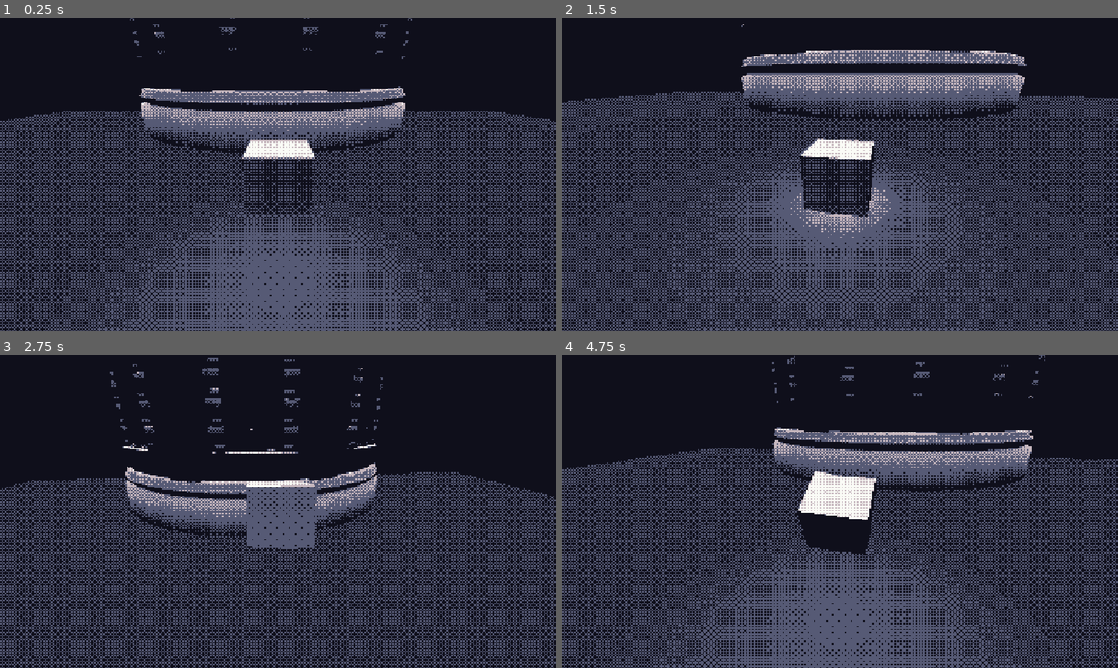
Above: before the commit, frames 1-4 (two rows, left to right).
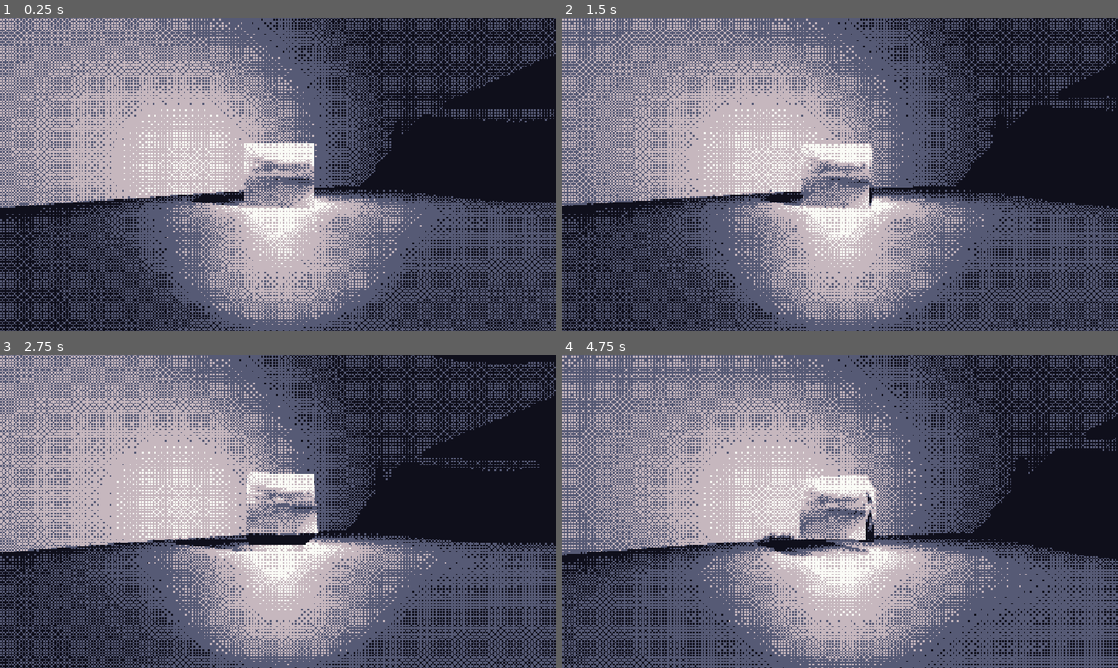
Above: after the commit, the same moments.

Repository: Sgedelta/orbscape
Game: Godot game, scene res://assets/maybe_real_game/filter_display.tscn
The game is run twice, just before and just after one commit, with the same random seed, the same clock (stepped at 60 frames per second) and the same inputs. The project has no main scene, so this scene is started directly.
Inputs (mouse positions are in pixels of both pictures, inside the frame that each line leads up to):
- Up to frame 1 (0.25 s): no input
- Up to frame 2 (1.5 s): tap Enter at 0.5 s; move the mouse to (867, 174) at 0.52 s; press the mouse at (867, 174) at 0.53 s; move the mouse to (812, 174) at 1.27 s; release the mouse at (812, 174) at 1.28 s; tap Mouse wheel down (backward) at 1.35 s
- Up to frame 3 (2.75 s): click (250, 511) at 1.52 s; click (250, 511) at 1.55 s; click (250, 511) at 1.82 s; move the mouse to (289, 505) at 2.02 s; press the mouse at (289, 505) at 2.03 s; tap Mouse wheel up (forward) at 2.1 s
- Up to frame 4 (4.75 s): move the mouse to (834, 517) at 2.77 s; release the mouse at (834, 517) at 2.78 s; click (834, 517) at 2.85 s; click (834, 517) at 3.02 s; click (834, 517) at 3.32 s; move the mouse to (878, 514) at 3.52 s; press the mouse at (878, 514) at 3.53 s; tap Mouse wheel down (backward) at 3.6 s; move the mouse to (795, 508) at 4.27 s; release the mouse at (795, 508) at 4.28 s; tap Mouse wheel up (forward) at 4.35 s; click (795, 508) at 4.52 s; click (795, 508) at 4.55 s

The runs differ from the first frame. In frame 1, 55% of the frame differs, in the area x 0-100%, y 0-100%; in frame 2, 57%; in frame 3, 60%; in frame 4, 64%.

Commit message:
added better lights and enemy change

Diff:
--- a/assets/maybe_real_game/GameTower.tscn
+++ b/assets/maybe_real_game/GameTower.tscn
@@ -6,6 +6,9 @@
 [ext_resource type="PackedScene" uid="uid://b0o8xesv64481" path="res://assets/maybe_real_game/pieces/wipeout_slammer.tscn" id="2_ojdvh"]
 [ext_resource type="PackedScene" uid="uid://dqwykaxnct045" path="res://assets/maybe_real_game/pieces/Slide.tscn" id="5_p0xdo"]
 
+[sub_resource type="PhysicsMaterial" id="PhysicsMaterial_p0xdo"]
+bounce = 0.5
+
 [sub_resource type="ConvexPolygonShape3D" id="ConvexPolygonShape3D_ojdvh"]
 points = PackedVector3Array(-0.033144746, 0.060105417, -0.037699997, -0.048816666, 0.2629054, -0.031211294, 0.041716278 …(597 unchanged characters)…
 
@@ -67,9 +70,15 @@
 
 [node name="Overhead" type="OmniLight3D" parent="Level2" unique_id=797198576]
 transform = Transform3D(1, 0, 0, 0, 1, 0, 0, 0, 1, 0, 3.857551, 0)
+light_energy = 2.25
 shadow_enabled = true
 omni_range = 30.0
 omni_attenuation = 0.4
+
+[node name="SpotLight3D" type="SpotLight3D" parent="Level2" unique_id=1057615024]
+transform = Transform3D(0.8660254, -2.1855694e-08, 0.5, -0.5, -3.7855173e-08, 0.8660254, 0, -1, -4.371139e-08, -15.418407, -0.33530426, 0)
+light_energy = 4.679
+spot_range = 8.81285
 
 [node name="Level3" type="Node3D" parent="." unique_id=874359485]
 transform = Transform3D(1, 0, 0, 0, 1, 0, 0, 0, 1, 0, -22.992306, 0)
@@ -128,6 +137,7 @@
 
 [node name="Overhead" type="OmniLight3D" parent="Level3" unique_id=929377002]
 transform = Transform3D(1, 0, 0, 0, 1, 0, 0, 0, 1, 0, 3.857551, 0)
+light_energy = 2.25
 shadow_enabled = true
 omni_range = 30.0
 omni_attenuation = 0.4
@@ -137,8 +147,9 @@
 
 [node name="StaticBody3D" type="StaticBody3D" parent="Level3" unique_id=73078331]
 transform = Transform3D(1, 0, 0, 0, 1, 0, 0, 0, 1, -10.436258, -4.0497017, -10.4876995)
+physics_material_override = SubResource("PhysicsMaterial_p0xdo")
 script = ExtResource("2_eqirj")
-speed = 1.7174039839624198
+speed = 2.0943951023931953
 
 [node name="WipeoutSlammer" parent="Level3/StaticBody3D" unique_id=1566824358 instance=ExtResource("2_ojdvh")]
 
@@ -215,11 +226,13 @@
 [node name="CSGCylinder3D3" type="CSGCylinder3D" parent="Level4/WallsAndFloor" unique_id=1056031090]
 transform = Transform3D(0.043888133, -0.62035674, -0.78309083, 0, 0.78384626, -0.6209551, 0.99903655, 0.027252562, 0.034401547, 0, -3.6584778, -15.506856)
 operation = 2
+radius = 0.55
 height = 16.852417
 sides = 32
 
 [node name="Overhead" type="OmniLight3D" parent="Level4" unique_id=860705988]
 transform = Transform3D(1, 0, 0, 0, 1, 0, 0, 0, 1, 0, 3.857551, 0)
+light_energy = 2.25
 shadow_enabled = true
 omni_range = 30.0
 omni_attenuation = 0.4
--- /dev/null
+++ b/assets/maybe_real_game/enemy.gd
@@ -0,0 +1,58 @@
+extends SpotLight3D
+
+@export var checkpoints: Array[Vector3]
+@export var speed := 3.0
+
+var player_radius := 0.5
+var _target := 0
+var _caught := false
+
+func _physics_process(delta: float) -> void:
+	if _caught:
+		return
+
+	_patrol(delta)
+
+	if _is_player_lit():
+		_on_caught()
+
+func _patrol(delta: float) -> void:
+	var goal : Vector3 = checkpoints[_target]
+	global_position = global_position.move_toward(goal, speed * delta)
+	if global_position.distance_to(goal) < 0.05:
+		_target = (_target + 1) % checkpoints.size()
+
+func _is_player_lit() -> bool:
+	var player_instance : Node3D = get_tree().get_first_node_in_group("player") as Node3D
+	if(not is_instance_valid(player_instance)):
+		return false
+	var to_player := player_instance.global_position - global_position
+	var depth := -to_player.y
+	var light_radius := depth * tan(deg_to_rad(spot_angle))
+	var flat_dist := Vector2(to_player.x, to_player.z).length()
+
+	if flat_dist > light_radius * 0.9 + player_radius:
+		return false
+
+	# check if under something
+	var space_state = get_world_3d().direct_space_state
+	var query := PhysicsRayQueryParameters3D.create(global_position, player_instance.global_position,
+		0xFFFFFFFF - 2)
+	#query.exclude = [player.get_rid()]
+	var hit := space_state.intersect_ray(query)
+	print(hit)
+	return space_state.intersect_ray(query).is_empty()
+
+func _on_caught() -> void:
+	var player_instance : Node3D = get_tree().get_first_node_in_group("player") as Node3D
+	_caught = true
+	player_instance.freeze = true
+
+	var flash := create_tween().set_loops(3)
+	flash.tween_property(self, "light_color", Color.RED, 0.12)
+	flash.tween_property(self, "light_color", Color.WHITE, 0.12)
+	await flash.finished
+
+	light_color = Color.RED
+
+	get_tree().reload_current_scene()
--- a/assets/maybe_real_game/filter_display.tscn
+++ b/assets/maybe_real_game/filter_display.tscn
@@ -1,9 +1,9 @@
 [gd_scene format=3 uid="uid://cbjmgbtbndhaq"]
 
 [ext_resource type="Shader" uid="uid://dske138voidgj" path="res://shader/dither.gdshader" id="1_8sw32"]
-[ext_resource type="PackedScene" uid="uid://ci4dsy07s7262" path="res://assets/maybe_real_game/test_level.tscn" id="1_pxcpi"]
 [ext_resource type="Texture2D" uid="uid://cd0uyvstgg2je" path="res://assets/palette_hollow.png" id="2_n4nl8"]
 [ext_resource type="Texture2D" uid="uid://rqm7tbh40kcj" path="res://assets/dither_matrix.png" id="3_wo5wd"]
+[ext_resource type="PackedScene" uid="uid://txdpuwhoj7ag" path="res://assets/maybe_real_game/GameTower.tscn" id="4_n4nl8"]
 
 [sub_resource type="ShaderMaterial" id="ShaderMaterial_ojcrw"]
 shader = ExtResource("1_8sw32")
@@ -37,4 +37,4 @@
 size = Vector2i(1080, 720)
 render_target_update_mode = 4
 
-[node name="TestLevel" parent="SubViewportContainer/SubViewport" unique_id=5879746 instance=ExtResource("1_pxcpi")]
+[node name="GameTower" parent="SubViewportContainer/SubViewport" unique_id=581105494 instance=ExtResource("4_n4nl8")]
--- /dev/null
+++ b/assets/maybe_real_game/level1/enemy.tscn
@@ -0,0 +1,12 @@
+[gd_scene format=3 uid="uid://nq7p7q62xc3t"]
+
+[ext_resource type="Script" uid="uid://dhk17fg6v53lj" path="res://assets/maybe_real_game/enemy.gd" id="1_sch8t"]
+
+[node name="Enemy" type="SpotLight3D" unique_id=301704104]
+transform = Transform3D(1, 0, 0, 0, -4.371139e-08, 1, 0, -1, -4.371139e-08, 0, 0, 0)
+light_energy = 5.0
+spot_range = 12.0
+spot_attenuation = 0.5
+spot_angle = 30.0
+script = ExtResource("1_sch8t")
+checkpoints = Array[Vector3]([Vector3(0, 3.7184975, 0)])
--- a/assets/maybe_real_game/level1/level_one.tscn
+++ b/assets/maybe_real_game/level1/level_one.tscn
@@ -1,10 +1,12 @@
 [gd_scene format=3 uid="uid://c2vjq323unor0"]
 
 [ext_resource type="PackedScene" uid="uid://boxfuc4fv5cse" path="res://assets/maybe_real_game/player.tscn" id="1_ms1bg"]
+[ext_resource type="Texture2D" uid="uid://c4kmuust047b" path="res://assets/random_bs_go/david.png" id="2_bhkry"]
 [ext_resource type="PackedScene" uid="uid://cygpirow5nb8c" path="res://assets/random_bs_go/camera_controller.tscn" id="2_rgtrl"]
 [ext_resource type="PackedScene" uid="uid://ddssp2f7m7qfj" path="res://assets/maybe_real_game/pieces/table.tscn" id="3_rgtrl"]
 [ext_resource type="PackedScene" uid="uid://cp2ii6yqngcre" path="res://assets/maybe_real_game/pieces/chair.tscn" id="4_ui6yd"]
 [ext_resource type="PackedScene" uid="uid://cw0ja044o6y0c" path="res://assets/maybe_real_game/pieces/spiral_staircase.tscn" id="5_bhkry"]
+[ext_resource type="PackedScene" uid="uid://nq7p7q62xc3t" path="res://assets/maybe_real_game/level1/enemy.tscn" id="7_hjewk"]
 
 [sub_resource type="Environment" id="Environment_se57k"]
 ambient_light_color = Color(0.43519226, 0.4351923, 0.43519217, 1)
@@ -33,9 +35,13 @@
 
 [node name="RigidBody3D" parent="." unique_id=255405108 node_paths=PackedStringArray("camera_controller") instance=ExtResource("1_ms1bg")]
 transform = Transform3D(1, 0, 0, 0, 1, 0, 0, 0, 1, -12.141258, -4.3141437, -10.586887)
+collision_layer = 2
 camera_controller = NodePath("../CameraController")
-dent_str_scalar = 0.1
+dent_str_scalar = 0.15
 sensitivity = 25.0
+jump_str = 2.0
+jump_count = 1
+ball_texture = ExtResource("2_bhkry")
 
 [node name="CameraController" parent="." unique_id=287330889 node_paths=PackedStringArray("target") instance=ExtResource("2_rgtrl")]
 transform = Transform3D(1, 0, 0, 0, 1, 0, 0, 0, 1, -12.141258, -4.3141437, -10.586887)
@@ -46,6 +52,7 @@
 
 [node name="Overhead" type="OmniLight3D" parent="." unique_id=498180127]
 transform = Transform3D(1, 0, 0, 0, 1, 0, 0, 0, 1, 0, 3.857551, 0)
+light_energy = 2.25
 shadow_enabled = true
 omni_range = 30.0
 omni_attenuation = 0.4
@@ -64,3 +71,6 @@
 
 [node name="SpiralStaircase" parent="." unique_id=1754790079 instance=ExtResource("5_bhkry")]
 transform = Transform3D(4.518999, 0, -3.9469793, 0, 6, 0, 3.9469793, 0, 4.518999, 25.028303, -16.975277, -1.6169243)
+
+[node name="Enemy" parent="." unique_id=301704104 instance=ExtResource("7_hjewk")]
+transform = Transform3D(1, 0, 0, 0, -4.371139e-08, 1, 0, -1, -4.371139e-08, 0, 3.7184975, 0)
--- a/assets/maybe_real_game/player.tscn
+++ b/assets/maybe_real_game/player.tscn
@@ -15,7 +15,7 @@
 
 [sub_resource type="BoxMesh" id="BoxMesh_27m30"]
 
-[node name="RigidBody3D" type="RigidBody3D" unique_id=255405108]
+[node name="Player" type="RigidBody3D" unique_id=255405108 groups=["player"]]
 inertia = Vector3(1, 1, 1)
 contact_monitor = true
 max_contacts_reported = 8
@@ -43,3 +43,5 @@
 update_scale = false
 
 [node name="OmniLight3D" type="OmniLight3D" parent="." unique_id=1708362626]
+light_energy = 2.0
+omni_range = 10.0
--- a/assets/maybe_real_game/test_level.tscn
+++ b/assets/maybe_real_game/test_level.tscn
@@ -2,6 +2,7 @@
 
 [ext_resource type="PackedScene" uid="uid://boxfuc4fv5cse" path="res://assets/maybe_real_game/player.tscn" id="1_giiw4"]
 [ext_resource type="PackedScene" uid="uid://cygpirow5nb8c" path="res://assets/random_bs_go/camera_controller.tscn" id="1_kksgc"]
+[ext_resource type="Texture2D" uid="uid://c4kmuust047b" path="res://assets/random_bs_go/david.png" id="2_p3nou"]
 [ext_resource type="PackedScene" uid="uid://dyoy2r4x0vk15" path="res://assets/Orbscape_Tower.fbx" id="3_koadj"]
 
 [sub_resource type="BoxMesh" id="BoxMesh_giiw4"]
@@ -14,6 +15,9 @@
 
 [node name="RigidBody3D" parent="." unique_id=255405108 node_paths=PackedStringArray("camera_controller") instance=ExtResource("1_giiw4")]
 camera_controller = NodePath("../CameraController")
+sphere_size = 0.45
+dent_str_scalar = 1.0
+ball_texture = ExtResource("2_p3nou")
 
 [node name="CameraController" parent="." unique_id=287330889 node_paths=PackedStringArray("target") instance=ExtResource("1_kksgc")]
 transform = Transform3D(1, 0, 0, 0, 0.91744834, 0.3978549, 0, -0.3978549, 0.91744834, 0, 0, 0)
--- a/assets/random_bs_go/camera_controller.tscn
+++ b/assets/random_bs_go/camera_controller.tscn
@@ -9,3 +9,8 @@
 spring_length = 4.0
 
 [node name="EnvCam" type="Camera3D" parent="SpringArm" unique_id=2067773427]
+
+[node name="SpotLight3D" type="SpotLight3D" parent="SpringArm" unique_id=987555472]
+light_energy = 2.0
+spot_range = 10.0
+spot_angle = 35.0
--- a/assets/random_bs_go/test_player_controller.gd
+++ b/assets/random_bs_go/test_player_controller.gd
@@ -1,3 +1,4 @@
+class_name player
 extends RigidBody3D
 
 @export var camera_controller : Node3D;
--- a/project.godot
+++ b/project.godot
@@ -22,6 +22,10 @@
 [dotnet]
 
 project/assembly_name="Orbscape"
+
+[global_group]
+
+player="player"
 
 [input]
 
Not shown, added: assets/maybe_real_game/enemy.gd.uid
